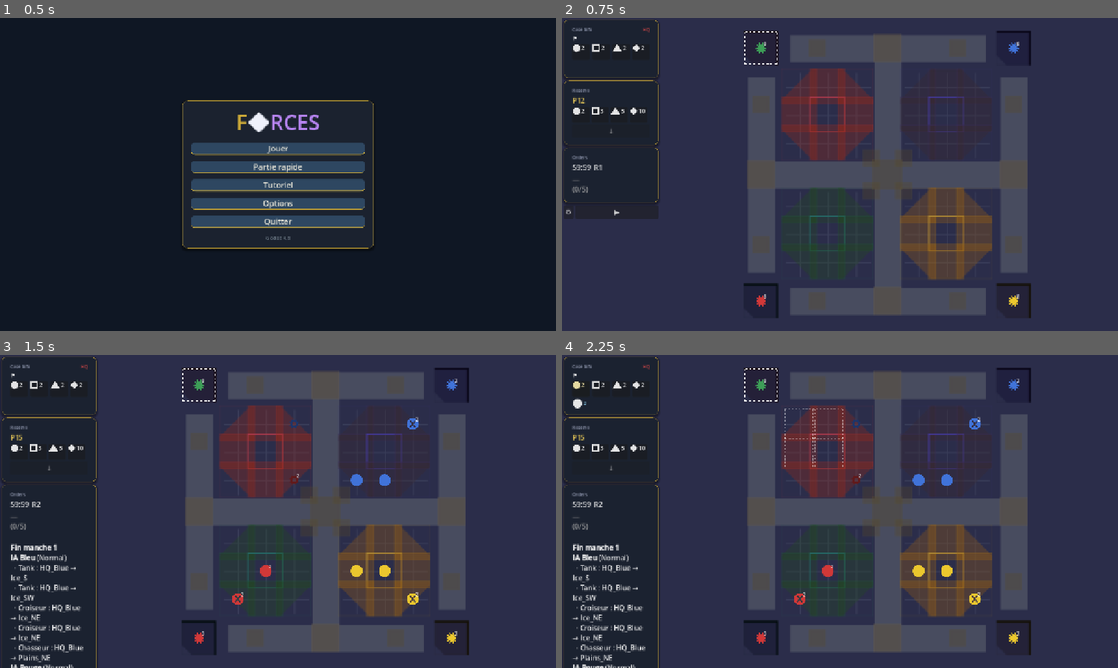
Above: before the commit, frames 1-4 (two rows, left to right).
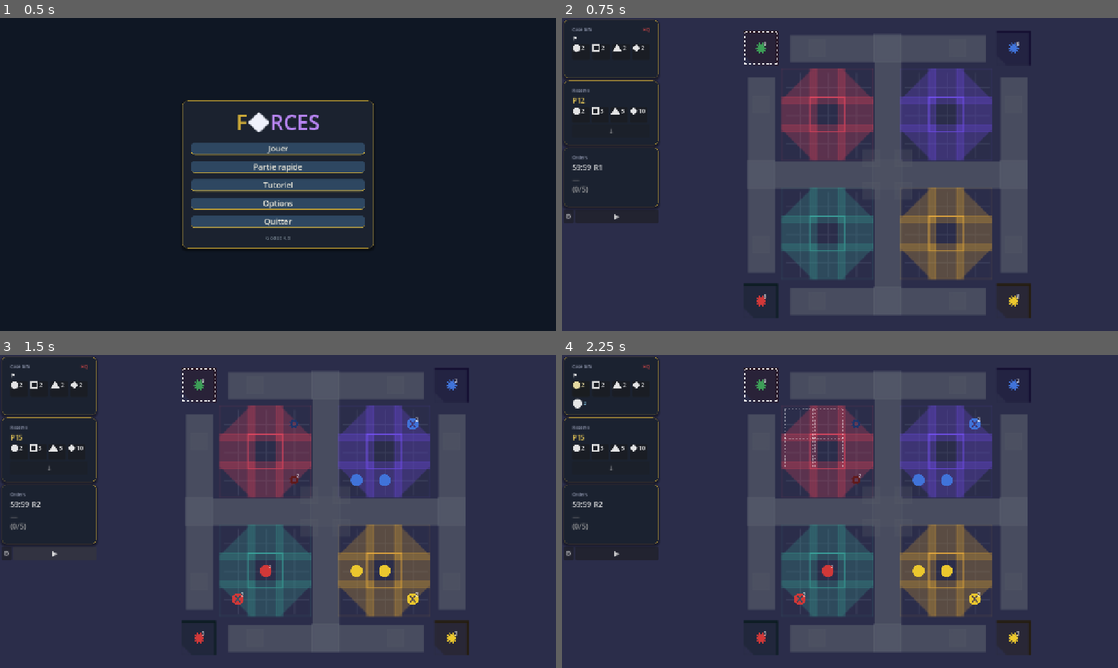
Above: after the commit, the same moments.

Repository: tlloancy/Forces
Game: Godot game, scene res://scenes/menu/main_menu.tscn
Same seed, same stepped clock (60 frames per second), same inputs: the game is played once before the commit and once after it.
Inputs (mouse positions are in pixels of both pictures, inside the frame that each line leads up to):
- Up to frame 1 (0.5 s): no input
- Up to frame 2 (0.75 s): click "Partie rapide" at 0.5 s
- Up to frame 3 (1.5 s): click "▶" at 1.25 s
- Up to frame 4 (2.25 s): click (578, 389) at 2.02 s

Frame 1 is identical in both runs. In frame 2, 11% of the frame differs, in the area x 0-84%, y 5-95%; in frame 3, 16%, in the area x 0-84%, y 5-100%; in frame 4, 16%.

Commit message:
Log icones BBCode, bouton fin manche fixe, couleurs iles rehaussees.
GameOrder.bbcode_label: piece+camp en couleur, secteurs en icones.
AI planner: texte remplace par bbcode_label.
OrdersLog fit_content=false: bouton toujours visible.
_tint luminance min 0.55: iles plus saturees.

Diff:
--- a/godot/scenes/battle/battle.tscn
+++ b/godot/scenes/battle/battle.tscn
@@ -188,7 +188,8 @@
 unique_name_in_owner = true
 layout_mode = 2
 bbcode_enabled = true
-fit_content = true
+fit_content = false
+custom_minimum_size = Vector2(0, 56)
 text = ""
 
 [node name="OrdersLog" type="RichTextLabel" parent="Sidebar/OrdersPanel/VBox"]
@@ -196,7 +197,8 @@
 layout_mode = 2
 size_flags_vertical = 3
 bbcode_enabled = true
-fit_content = true
+fit_content = false
+scroll_following = true
 text = ""
 
 [node name="MenuRow" type="HBoxContainer" parent="Sidebar"]
--- a/godot/scripts/ai/ai_planner.gd
+++ b/godot/scripts/ai/ai_planner.gd
@@ -33,9 +33,9 @@
 		if not GameSession.is_ai(camp):
 			continue
 		var diff: GameSession.Difficulty = GameSession.slot_difficulty(camp)
-		logs.append("[b]IA %s[/b] (%s)" % [
-			GameConstants.camp_to_string(camp),
-			GameSession.difficulty_label(diff),
+		var cc: String = GameOrder._camp_hex(camp)
+		logs.append("[color=%s]◈[/color] IA [color=%s]%s[/color]" % [
+			cc, cc, GameSession.difficulty_label(diff).left(1).to_upper(),
 		])
 		logs.append_array(plan_turn(state, camp, diff))
 	return logs
@@ -60,7 +60,9 @@
 			continue
 		var err: String = state.try_move_piece(piece, dest)
 		if err.is_empty():
-			logs.append("  · %s : %s → %s" % [piece.label(), piece.sector_id, dest])
+			var order: GameOrder = state.orders_for_camp(camp).back()
+			if order != null:
+				logs.append("  " + order.bbcode_label())
 	_maybe_ai_buy(state, camp, difficulty, rng, logs)
 	_maybe_ai_deploy(state, camp, difficulty, rng, logs)
 	_maybe_ai_exchange(state, camp, difficulty, rng, logs)
@@ -252,7 +254,9 @@
 	var pick: GameConstants.PieceType = types[rng.randi_range(0, types.size() - 1)]
 	var err: String = state.try_buy_to_reserve(camp, pick)
 	if err.is_empty():
-		logs.append("  · achat réserve")
+		var order: GameOrder = state.orders_for_camp(camp).back()
+		if order != null:
+			logs.append("  " + order.bbcode_label())
 
 
 static func _maybe_ai_deploy(
@@ -278,7 +282,9 @@
 			continue
 		var err: String = state.try_deploy_from_reserve(piece, hq)
 		if err.is_empty():
-			logs.append("  · déploiement sur QG")
+			var order: GameOrder = state.orders_for_camp(camp).back()
+			if order != null:
+				logs.append("  " + order.bbcode_label())
 			return
 
 
@@ -300,7 +306,9 @@
 		GameConstants.PieceType.BOMBER,
 	]:
 		if state.try_exchange_to_reserve(camp, result_type).is_empty():
-			logs.append("  · échange elite")
+			var order: GameOrder = state.orders_for_camp(camp).back()
+			if order != null:
+				logs.append("  " + order.bbcode_label())
 			return
 
 
@@ -323,4 +331,6 @@
 	if rng.randf() > 0.35:
 		return
 	if state.try_place_hbomb(camp, hq).is_empty():
-		logs.append("  · bombe H")
+		var order: GameOrder = state.orders_for_camp(camp).back()
+		if order != null:
+			logs.append("  " + order.bbcode_label())
--- a/godot/scripts/battle/battle.gd
+++ b/godot/scripts/battle/battle.gd
@@ -202,7 +202,7 @@
 	if orders.is_empty():
 		return
 	var last: GameOrder = orders[orders.size() - 1]
-	_log.append_text("[color=#c8a878]%s[/color]\n" % last.pad_label())
+	_log.append_text(last.bbcode_label() + "\n")
 
 
 func _phase_name(phase: GameConstants.GamePhase) -> String:
@@ -402,7 +402,7 @@
 func _on_end_round_pressed() -> void:
 	if _state.phase != GameConstants.GamePhase.PLANNING:
 		return
-	_log.append_text("\n[b]Fin manche %d[/b]\n" % _state.round_number)
+	_log.append_text("[color=#555577]── R%d ──[/color]\n" % _state.round_number)
 	for line: String in AiPlanner.run_all_ai(_state):
 		_log.append_text(line + "\n")
 	var conflict_sectors := _conflict_sectors()
--- a/godot/scripts/battle/battle_sidebar.gd
+++ b/godot/scripts/battle/battle_sidebar.gd
@@ -166,7 +166,7 @@
 	var max_o: int = GameConstants.MAX_ORDERS_PER_ROUND
 	var lines: PackedStringArray = PackedStringArray()
 	for order: GameOrder in state.orders_for_camp(human_camp):
-		lines.append("[color=#e8a060]%s[/color]" % order.pad_label())
+		lines.append(order.bbcode_label())
 	if lines.is_empty():
 		lines.append("[color=#888]—[/color]")
 	lines.append("[color=#aaa](%d/%d)[/color]" % [used, max_o])
--- a/godot/scripts/core/game_order.gd
+++ b/godot/scripts/core/game_order.gd
@@ -70,3 +70,62 @@
 			return "O : H → %s" % BoardCatalog.sector_short_label(to_sector)
 		_:
 			return "O : ?"
+
+
+## Format BBCode : icônes pièce + couleur camp, sans texte.
+func bbcode_label() -> String:
+	var cc: String = _camp_hex(camp)
+	var ps: String = _piece_sym(piece_type)
+	match kind:
+		Kind.MOVE:
+			return "[color=%s]%s[/color] %s→%s" % [
+				cc, ps,
+				_sector_bbcode(from_sector),
+				_sector_bbcode(to_sector),
+			]
+		Kind.DEPLOY_FROM_RESERVE:
+			return "[color=%s]%s[/color] ↓→%s" % [cc, ps, _sector_bbcode(to_sector)]
+		Kind.BUY:
+			return "[color=%s]+%s[/color]" % [cc, ps]
+		Kind.EXCHANGE:
+			return "[color=%s]%s→%s[/color]" % [cc, ps, _piece_sym(exchange_result)]
+		Kind.HBOMB_PLACE:
+			return "[color=%s]H→%s[/color]" % [cc, _sector_bbcode(to_sector)]
+		Kind.HBOMB_STRIKE:
+			return "[color=%s]H☠%s[/color]" % [cc, _sector_bbcode(to_sector)]
+		_:
+			return "?"
+
+
+static func _camp_hex(c: GameConstants.Camp) -> String:
+	match c:
+		GameConstants.Camp.GREEN:  return "#3d9e57"
+		GameConstants.Camp.BLUE:   return "#4073d9"
+		GameConstants.Camp.RED:    return "#d13838"
+		GameConstants.Camp.YELLOW: return "#ebc72e"
+		_: return "#aaaaaa"
+
+
+static func _piece_sym(pt: GameConstants.PieceType) -> String:
+	match pt:
+		GameConstants.PieceType.SOLDIER:   return "○"
+		GameConstants.PieceType.RAIDER:    return "□"
+		GameConstants.PieceType.HUNTER:    return "△"
+		GameConstants.PieceType.CRUISER:   return "◇"
+		GameConstants.PieceType.COMMANDO:  return "●"
+		GameConstants.PieceType.BOMBER:    return "■"
+		GameConstants.PieceType.FIGHTER:   return "▲"
+		GameConstants.PieceType.DESTROYER: return "♦"
+		GameConstants.PieceType.HBOMB:     return "H"
+		_: return "?"
+
+
+static func _sector_bbcode(sector_id: String) -> String:
+	var camp: GameConstants.Camp = BoardCatalog.camp_for_sector(sector_id)
+	var cc: String = _camp_hex(camp)
+	var short: String = BoardCatalog.sector_short_label(sector_id)
+	if sector_id.begins_with("HQ_"):
+		return "[color=%s]⚑[/color]" % cc
+	if BoardCatalog.is_neutral(sector_id):
+		return "[color=#8899bb]%s[/color]" % short
+	return "[color=%s]%s[/color]" % [cc, short]
Binary file changed: godot/assets/textures/board_composed.png
Not shown, changed: godot/CHANGELOG.md
Not shown, changed: godot/tools/compose_board_from_tiles.py
